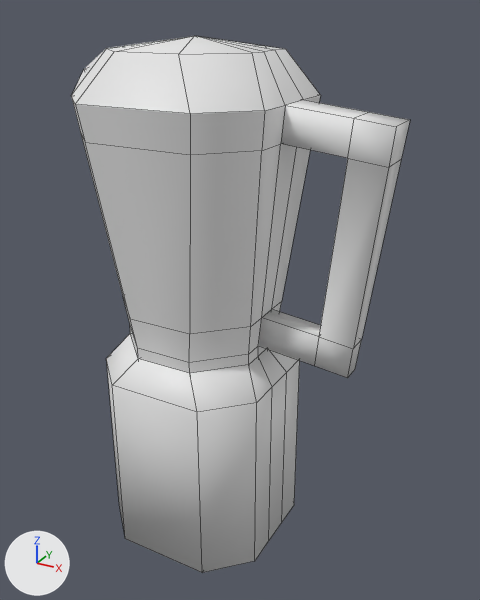
The FBX model XRpedition/Assets/Assets/Fien/Assets/Blender.fbx as it was, and as the next commit left it.
Before and after are seen from a 50 mm camera at (0.171, -0.274, 0.279) aimed at (0.016, 0.008, 0.138). The axes (+X, +Y, +Z) are drawn at lower left. The lights are the same throughout. The older version comes first. Mesh edges are drawn as thin lines. Where no turn or scale is listed for an object, it has been applied to the vertices. Vertices at exactly the same position are counted once.

The scene before the commit, as lines of its bpy script (objects in view):
```python
ob_blender_base = bpy.data.objects.new('Blender_Base', me_cube_011)
ob_blender_base.location = (0.0, 0.0, 0.0)
ob_blender_deksel = bpy.data.objects.new('Blender_Deksel', me_cube_017)
ob_blender_deksel.location = (0.0, 0.0, 0.0)
ob_blender_deksel.rotation_euler = (1.571, 0.0, 0.0)  # degrees (90, 0, 0)
ob_blender_deksel.scale = (0.01, 0.01, 0.01)
ob_blender_glass = bpy.data.objects.new('Blender_Glass', me_cube_019)
ob_blender_glass.location = (0.0, 0.0, 0.0)
ob_blender_glass.rotation_euler = (1.571, 0.0, 0.0)  # degrees (90, 0, 0)
ob_blender_glass.scale = (0.01, 0.01, 0.01)
ob_blender_handvat = bpy.data.objects.new('Blender_Handvat', me_cube_018)
ob_blender_handvat.location = (0.0, 0.0, 0.0)
ob_blender_handvat.rotation_euler = (1.571, 0.0, 0.0)  # degrees (90, 0, 0)
ob_blender_handvat.scale = (0.01, 0.01, 0.01)
ob_recipiant = bpy.data.objects.new('recipiant', me_cylinder_005)
ob_recipiant.location = (-0.0034, 0.0007, 0.1479)
ob_recipiant.rotation_euler = (1.571, 0.0, -0.395)  # degrees (90, 0, -23)
ob_recipiant.scale = (0.000365, 0.000365, 0.000365)
```
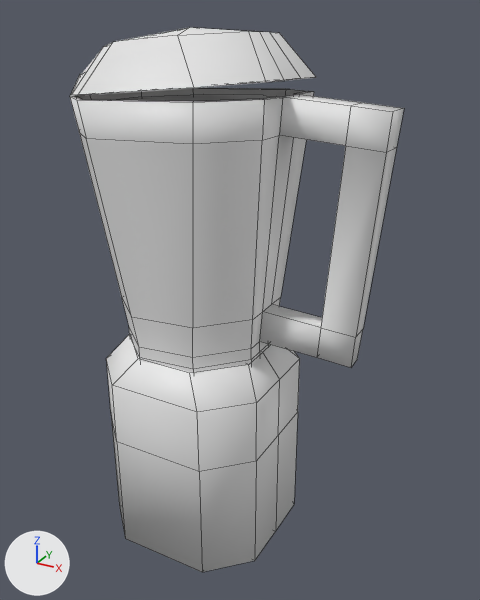
Where the change shows, as pixel boxes (x1, y1, x2, y2) in the pictures (480 x 600 px):
'Blender_Glass', reshaped, moved, turned: before (71, 95, 321, 373); after (70, 74, 314, 374)
'Blender_Base', reshaped: before (106, 334, 300, 573); after (106, 334, 300, 572)
'Blender_Handvat', moved, turned: before (258, 100, 410, 378); after (260, 94, 404, 368)
'Blender_Deksel', moved, turned: before (71, 36, 320, 114); after (72, 27, 316, 95)
'recipiant', reshaped (not visible before): after (113, 94, 272, 101)
part 1 of me_cube_019, added: after (70, 74, 311, 103)
part 2 of me_cube_011, reshaped: before (108, 349, 300, 568); after (108, 344, 300, 568)

The edits, one by one:
me_cube_011 is used by ob_blender_base; location (0.0, 0.0, 0.0).
me_cube_011 had 34 vertices, 36 faces and spanned x -0.0501..0.0437, y -0.0469..0.0469, z 0.0..0.1153.
me_cube_011 now has 51 vertices, 56 faces and spans x -0.0501..0.0437, y -0.0469..0.0469, z 0.0003..0.1153.
Part 2, on me_cube_011:
13 vertices are removed from x -0.0501..0.0437, y -0.0469..0.0469, z 0.0..0.1153.
18 faces are deleted.
2 vertices move from x 0.0336..0.0435, y 0.0052..0.0085, z 0.1018..0.1153 to x 0.0336..0.0435, y 0.0, z 0.1018..0.1153.
16 vertices are added at x -0.0501..0.0437, y -0.0469..0.0469, z 0.0003..0.067.
14 new vertices lie (0.0, 0.0, 0.0667) away from vertices in x -0.0501..0.0437, y -0.0469..0.0469, z 0.0003.
38 new faces join them.
me_cylinder_005 is used by ob_recipiant; location (-0.0034, 0.0007, 0.1479); rotation (1.571, 0.0, -0.395), in degrees (90, 0, -23); scale (0.000365, 0.000365, 0.000365).
me_cylinder_005 had 24 vertices, 18 faces and spanned x -136.0..128.0, y -100.0..158.0, z -130.0..134.0.
me_cylinder_005 now has 96 vertices, 90 faces and spans x -142.0..140.0, y -100.0..248.0, z -138.0..144.0.
me_cylinder_005 part 3: 8 vertices removed from x -136.0..128.0, y 158.0, z -130.0..134.0; 80 vertices added at x -142.0..140.0, y -35.0..248.0, z -138.0..144.0.
me_cube_019 is used by ob_blender_glass; location (0.0, 0.0, 0.0); rotation (1.571, 0.0, 0.0), in degrees (90, 0, 0); scale (0.01, 0.01, 0.01).
me_cube_019 had 66 vertices, 53 faces and spanned x -7.02..4.72, y 10.73..25.03, z -5.04..5.04.
me_cube_019 now has 132 vertices, 134 faces and spans x -7.02..4.72, y 10.73..25.09, z -5.04..5.04.
me_cube_019 part 1: 66 vertices added at x -6.75..4.47, y 10.73..25.09, z -4.79..4.79.
Object 'Blender_Glass' (ob_blender_glass) moves from (0.0, 0.0, 0.0) to (0.0046, -0.0047, 0.0003).
Object 'Blender_Glass' (ob_blender_glass) turns from (90, 0, 0) to (87, -2.3, 2.6) degrees about x, y and z.
Object 'Blender_Deksel' (ob_blender_deksel) moves from (0.0, 0.0, 0.0) to (0.0199, -0.0047, 0.0053).
Object 'Blender_Deksel' (ob_blender_deksel) turns from (90, 0, 0) to (87, -5.7, 2.7) degrees about x, y and z.
Object 'Blender_Handvat' (ob_blender_handvat) moves from (0.0, 0.0, 0.0) to (0.0046, -0.0047, 0.0003).
Object 'Blender_Handvat' (ob_blender_handvat) turns from (90, 0, 0) to (87, -2.3, 2.6) degrees about x, y and z.
